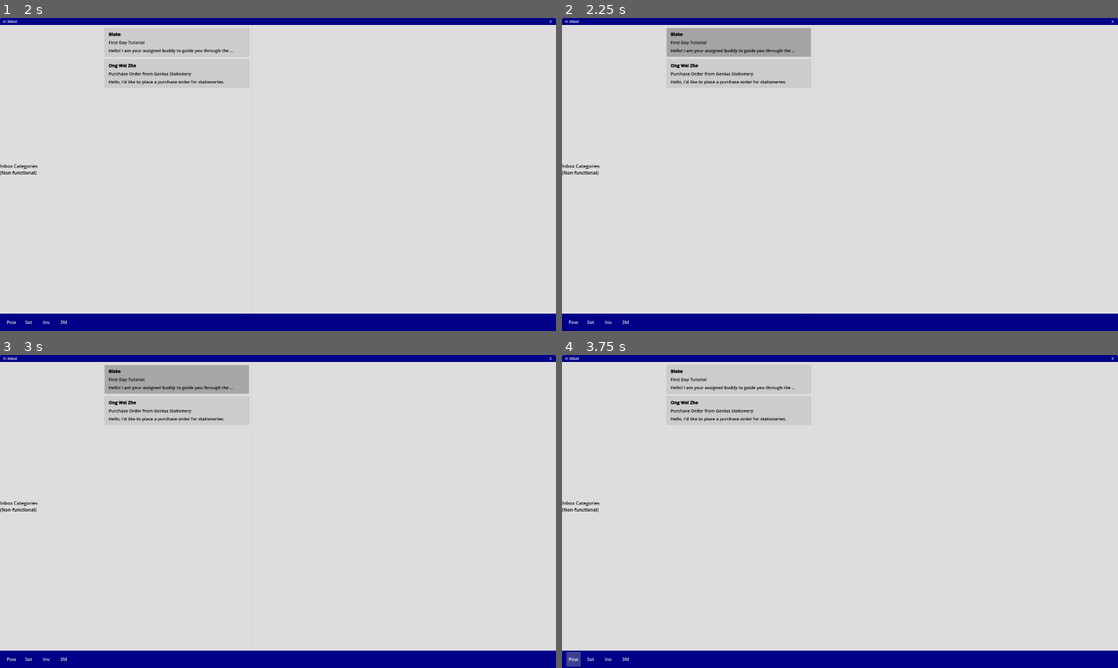
Above: before the commit, frames 1-4 (two rows, left to right).
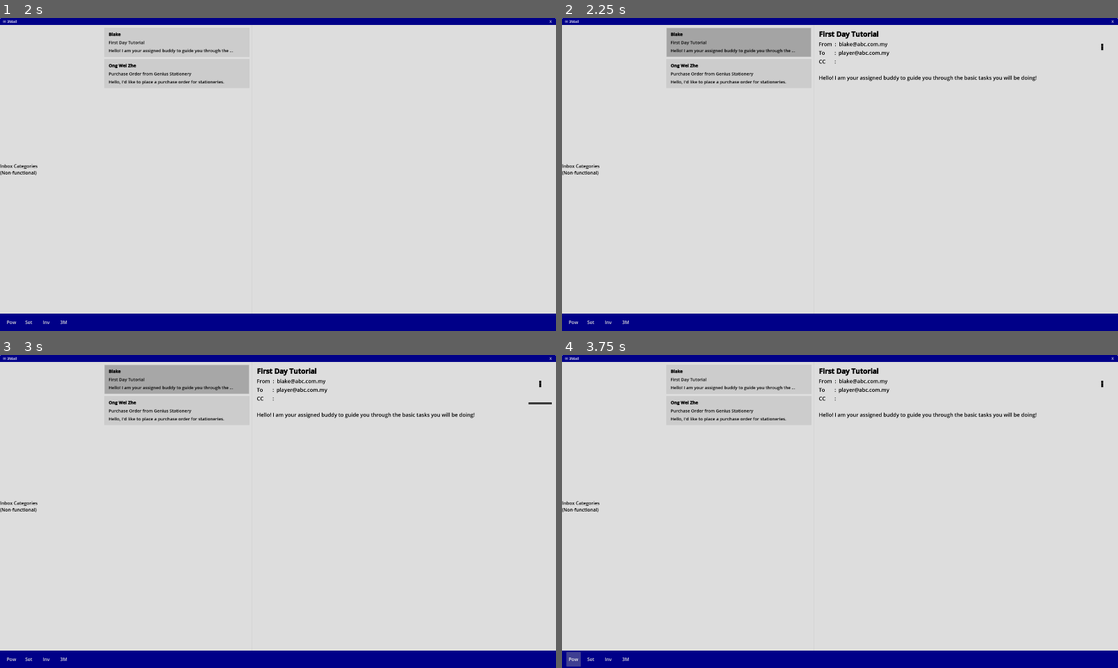
Above: after the commit, the same moments.

Repository: Wong-Kai-Lun/gamified-cybersecurity-awareness-training
Game: Godot game, scene res://game/main_menu/main_menu.tscn
The game is run twice, just before and just after one commit, with the same random seed, the same clock (stepped at 60 frames per second) and the same inputs.
Inputs (mouse positions are in pixels of both pictures, inside the frame that each line leads up to):
- Up to frame 1 (2 s): click "New Game" at 0.5 s; click "Monday" at 1.25 s
- Up to frame 2 (2.25 s): click (739, 43) at 2.02 s
- Up to frame 3 (3 s): click (539, 383) at 2.75 s, where only the run after the commit has a clickable "⋮"
- Up to frame 4 (3.75 s): click "Pow" at 3.5 s

Frame 1 is identical in both runs. In frame 2, 0.6% of the frame differs, in the area x 46-98%, y 4-21%; in frame 3, 0.7%, in the area x 46-100%, y 4-21%; in frame 4, 0.6%.

Commit message:
EmailClient Progress
- EmailBody now can be dynamically displayed on open.
- EmailBody now has report menu added.

Diff:
--- a/godot/game/main_game/desktop.gd
+++ b/godot/game/main_game/desktop.gd
@@ -8,7 +8,7 @@
 	pass
 
 # Called every frame. 'delta' is the elapsed time since the previous frame.
-func _process(delta: float) -> void:
+func _process(_delta: float) -> void:
 	pass
 
 
--- a/godot/game/main_game/programs/email_client/email_body/email_body_base.gd
+++ b/godot/game/main_game/programs/email_client/email_body/email_body_base.gd
@@ -1,18 +1,22 @@
 extends Control
 
-@onready var subject: RichTextLabel = $PanelContainer/MarginContainer/VBoxContainer/Header/SubjectRTL
-@onready var from_rtl: RichTextLabel = $PanelContainer/MarginContainer/VBoxContainer/Header/FromSection/FromRTL
-@onready var to_rtl: RichTextLabel = $PanelContainer/MarginContainer/VBoxContainer/Header/ToSection/ToRTL
-@onready var cc_rtl: RichTextLabel = $PanelContainer/MarginContainer/VBoxContainer/Header/CCSection/CCRTL
+@onready var subject: RichTextLabel = $PanelContainer/MarginContainer/VBoxContainer/HBoxContainer/Header/SubjectRTL
+@onready var from_rtl: RichTextLabel = $PanelContainer/MarginContainer/VBoxContainer/HBoxContainer/Header/FromSection/FromRTL
+@onready var to_rtl: RichTextLabel = $PanelContainer/MarginContainer/VBoxContainer/HBoxContainer/Header/ToSection/ToRTL
+@onready var cc_rtl: RichTextLabel = $PanelContainer/MarginContainer/VBoxContainer/HBoxContainer/Header/CCSection/CCRTL
 @onready var body_rtl: RichTextLabel = $PanelContainer/MarginContainer/VBoxContainer/ScrollContainer/BodyRTL
 
 var email_data: EmailData
 
+func _ready() -> void:
+	subject.bbcode_enabled = true
+	body_rtl.bbcode_enabled = true
+
 func setup(data: EmailData) -> void:
 	email_data = data
 
-	subject.text = "[b]" + data.subject
+	subject.append_text("[b]" + data.subject)
 	from_rtl.text = data.sender_address
 	to_rtl.text = "player@abc.com.my"
 	cc_rtl.text = data.cc_address
-	body_rtl.text = data.email_body
+	body_rtl.append_text(data.email_body)
--- a/godot/game/main_game/programs/email_client/email_body/email_body_base.tscn
+++ b/godot/game/main_game/programs/email_client/email_body/email_body_base.tscn
@@ -1,10 +1,15 @@
-[gd_scene load_steps=4 format=3 uid="uid://cfiur4p5xsiyg"]
+[gd_scene load_steps=6 format=3 uid="uid://cfiur4p5xsiyg"]
 
 [ext_resource type="Script" path="res://game/main_game/programs/email_client/email_body/email_body_base.gd" id="1_kr646"]
+[ext_resource type="FontFile" uid="uid://ciw3y22042ycj" path="res://fonts/DroidSans-Bold.ttf" id="2_yim63"]
 
 [sub_resource type="StyleBoxFlat" id="StyleBoxFlat_lhqjc"]
 bg_color = Color(0.866667, 0.866667, 0.866667, 1)
 border_color = Color(0, 0, 0, 1)
+
+[sub_resource type="FontVariation" id="FontVariation_3y327"]
+base_font = ExtResource("2_yim63")
+variation_embolden = 1.5
 
 [sub_resource type="StyleBoxEmpty" id="StyleBoxEmpty_llnxd"]
 
@@ -39,27 +44,31 @@
 layout_mode = 2
 theme_override_constants/separation = 15
 
-[node name="Header" type="VBoxContainer" parent="PanelContainer/MarginContainer/VBoxContainer"]
+[node name="HBoxContainer" type="HBoxContainer" parent="PanelContainer/MarginContainer/VBoxContainer"]
 layout_mode = 2
 
-[node name="SubjectRTL" type="RichTextLabel" parent="PanelContainer/MarginContainer/VBoxContainer/Header"]
+[node name="Header" type="VBoxContainer" parent="PanelContainer/MarginContainer/VBoxContainer/HBoxContainer"]
+layout_mode = 2
+size_flags_horizontal = 3
+
+[node name="SubjectRTL" type="RichTextLabel" parent="PanelContainer/MarginContainer/VBoxContainer/HBoxContainer/Header"]
 layout_mode = 2
 theme_override_colors/default_color = Color(0, 0, 0, 1)
 theme_override_font_sizes/normal_font_size = 24
-text = "Subject Line"
+theme_override_font_sizes/bold_font_size = 24
 fit_content = true
 
-[node name="FromSection" type="HBoxContainer" parent="PanelContainer/MarginContainer/VBoxContainer/Header"]
+[node name="FromSection" type="HBoxContainer" parent="PanelContainer/MarginContainer/VBoxContainer/HBoxContainer/Header"]
 layout_mode = 2
 
-[node name="FromLbl" type="Label" parent="PanelContainer/MarginContainer/VBoxContainer/Header/FromSection"]
+[node name="FromLbl" type="Label" parent="PanelContainer/MarginContainer/VBoxContainer/HBoxContainer/Header/FromSection"]
 custom_minimum_size = Vector2(45, 0)
 layout_mode = 2
 theme_override_colors/font_color = Color(0, 0, 0, 1)
 theme_override_font_sizes/font_size = 18
 text = "From"
 
-[node name="ColonLbl" type="Label" parent="PanelContainer/MarginContainer/VBoxContainer/Header/FromSection"]
+[node name="ColonLbl" type="Label" parent="PanelContainer/MarginContainer/VBoxContainer/HBoxContainer/Header/FromSection"]
 custom_minimum_size = Vector2(15, 0)
 layout_mode = 2
 theme_override_colors/font_color = Color(0, 0, 0, 1)
@@ -67,7 +76,7 @@
 text = ":"
 horizontal_alignment = 1
 
-[node name="FromRTL" type="RichTextLabel" parent="PanelContainer/MarginContainer/VBoxContainer/Header/FromSection"]
+[node name="FromRTL" type="RichTextLabel" parent="PanelContainer/MarginContainer/VBoxContainer/HBoxContainer/Header/FromSection"]
 layout_mode = 2
 size_flags_horizontal = 3
 focus_mode = 2
@@ -78,17 +87,17 @@
 selection_enabled = true
 drag_and_drop_selection_enabled = false
 
-[node name="ToSection" type="HBoxContainer" parent="PanelContainer/MarginContainer/VBoxContainer/Header"]
+[node name="ToSection" type="HBoxContainer" parent="PanelContainer/MarginContainer/VBoxContainer/HBoxContainer/Header"]
 layout_mode = 2
 
-[node name="ToLbl" type="Label" parent="PanelContainer/MarginContainer/VBoxContainer/Header/ToSection"]
+[node name="ToLbl" type="Label" parent="PanelContainer/MarginContainer/VBoxContainer/HBoxContainer/Header/ToSection"]
 custom_minimum_size = Vector2(45, 0)
 layout_mode = 2
 theme_override_colors/font_color = Color(0, 0, 0, 1)
 theme_override_font_sizes/font_size = 18
 text = "To"
 
-[node name="ColonLbl" type="Label" parent="PanelContainer/MarginContainer/VBoxContainer/Header/ToSection"]
+[node name="ColonLbl" type="Label" parent="PanelContainer/MarginContainer/VBoxContainer/HBoxContainer/Header/ToSection"]
 custom_minimum_size = Vector2(15, 0)
 layout_mode = 2
 theme_override_colors/font_color = Color(0, 0, 0, 1)
@@ -96,7 +105,7 @@
 text = ":"
 horizontal_alignment = 1
 
-[node name="ToRTL" type="RichTextLabel" parent="PanelContainer/MarginContainer/VBoxContainer/Header/ToSection"]
+[node name="ToRTL" type="RichTextLabel" parent="PanelContainer/MarginContainer/VBoxContainer/HBoxContainer/Header/ToSection"]
 layout_mode = 2
 size_flags_horizontal = 3
 focus_mode = 2
@@ -107,17 +116,17 @@
 selection_enabled = true
 drag_and_drop_selection_enabled = false
 
-[node name="CCSection" type="HBoxContainer" parent="PanelContainer/MarginContainer/VBoxContainer/Header"]
+[node name="CCSection" type="HBoxContainer" parent="PanelContainer/MarginContainer/VBoxContainer/HBoxContainer/Header"]
 layout_mode = 2
 
-[node name="CCLbl" type="Label" parent="PanelContainer/MarginContainer/VBoxContainer/Header/CCSection"]
+[node name="CCLbl" type="Label" parent="PanelContainer/MarginContainer/VBoxContainer/HBoxContainer/Header/CCSection"]
 custom_minimum_size = Vector2(45, 0)
 layout_mode = 2
 theme_override_colors/font_color = Color(0, 0, 0, 1)
 theme_override_font_sizes/font_size = 18
 text = "CC"
 
-[node name="ColonLbl" type="Label" parent="PanelContainer/MarginContainer/VBoxContainer/Header/CCSection"]
+[node name="ColonLbl" type="Label" parent="PanelContainer/MarginContainer/VBoxContainer/HBoxContainer/Header/CCSection"]
 custom_minimum_size = Vector2(15, 0)
 layout_mode = 2
 theme_override_colors/font_color = Color(0, 0, 0, 1)
@@ -125,7 +134,7 @@
 text = ":"
 horizontal_alignment = 1
 
-[node name="CCRTL" type="RichTextLabel" parent="PanelContainer/MarginContainer/VBoxContainer/Header/CCSection"]
+[node name="CCRTL" type="RichTextLabel" parent="PanelContainer/MarginContainer/VBoxContainer/HBoxContainer/Header/CCSection"]
 layout_mode = 2
 size_flags_horizontal = 3
 focus_mode = 2
@@ -135,6 +144,18 @@
 fit_content = true
 selection_enabled = true
 drag_and_drop_selection_enabled = false
+
+[node name="MenuButton" type="MenuButton" parent="PanelContainer/MarginContainer/VBoxContainer/HBoxContainer"]
+custom_minimum_size = Vector2(80, 0)
+layout_mode = 2
+mouse_default_cursor_shape = 2
+theme_override_colors/font_hover_color = Color(0, 0, 0, 1)
+theme_override_colors/font_pressed_color = Color(0, 0, 0, 1)
+theme_override_colors/font_focus_color = Color(0, 0, 0, 1)
+theme_override_colors/font_color = Color(0, 0, 0, 1)
+theme_override_fonts/font = SubResource("FontVariation_3y327")
+theme_override_font_sizes/font_size = 25
+text = "⋮"
 
 [node name="AttachmentSlot" type="PanelContainer" parent="PanelContainer/MarginContainer/VBoxContainer"]
 layout_mode = 2
@@ -151,7 +172,4 @@
 theme_override_colors/default_color = Color(0, 0, 0, 1)
 theme_override_font_sizes/normal_font_size = 18
 bbcode_enabled = true
-text = "Testing. This is a sample email body.
-
-[img]res://game/main_menu/sample.jpg[/img]"
 fit_content = true
--- a/godot/game/main_game/programs/email_client/email_client.gd
+++ b/godot/game/main_game/programs/email_client/email_client.gd
@@ -1,8 +1,17 @@
 extends Control
 
+# Level Data change to set pack from selection, Game Manager
+@onready var email_pack: EmailPack = preload("res://data/monday.tres")
+
+# Incoming Email
 @onready var incoming_email_vbox: VBoxContainer = $ProgramVBox/EmailClientPanelContainer/HBoxContainer/IncomingEmail/ScrollContainer/MarginContainer/IncomingEmailVBox
 @onready var incoming_email: PackedScene = preload("res://game/main_game/programs/email_client/incoming_email.tscn")
-@onready var email_pack: EmailPack = preload("res://data/monday.tres")
+
+# Email Body
+@onready var email_body_container: PanelContainer = $ProgramVBox/EmailClientPanelContainer/HBoxContainer/EmailBodyContainer
+@onready var email_body_base: PackedScene = preload("res://game/main_game/programs/email_client/email_body/email_body_base.tscn")
+var email_body_instance: Control = null
+
 
 # Called when the node enters the scene tree for the first time.
 func _ready() -> void:
@@ -10,7 +19,7 @@
 
 
 # Called every frame. 'delta' is the elapsed time since the previous frame.
-func _process(delta: float) -> void:
+func _process(_delta: float) -> void:
 	pass
 
 
@@ -25,4 +34,12 @@
 		incoming_email_vbox.add_child(incoming_email_instance)
 		incoming_email_instance.setup(email_data)
 
-# receive signal to load email body
+		incoming_email_instance.opened.connect(_on_email_selected)
+
+func _on_email_selected(email_data: EmailData) -> void:
+	if email_body_instance:
+		email_body_instance.queue_free()
+
+	var email_body_instance := email_body_base.instantiate()
+	email_body_container.add_child(email_body_instance)
+	email_body_instance.setup(email_data)
--- a/godot/game/main_game/programs/email_client/incoming_email.gd
+++ b/godot/game/main_game/programs/email_client/incoming_email.gd
@@ -1,4 +1,6 @@
 extends Control
+
+signal opened(email_data: EmailData)
 
 @onready var sender_label: RichTextLabel = $PanelContainer/Open/MarginContainer/VBoxContainer/SenderNameRTL
 @onready var subject_label: Label = $PanelContainer/Open/MarginContainer/VBoxContainer/SubjectLbl
@@ -15,4 +17,4 @@
 
 
 func _on_open_pressed() -> void:
-	pass # Replace with function body.
+	emit_signal("opened", email_data)
